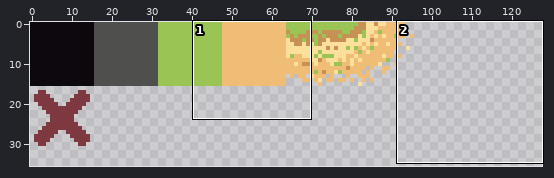
File history of a pixel-art file, assets/art/TileMap.aseprite. Above: a wide view before the commit, with the close-up outlined.
Close-up. Old version:
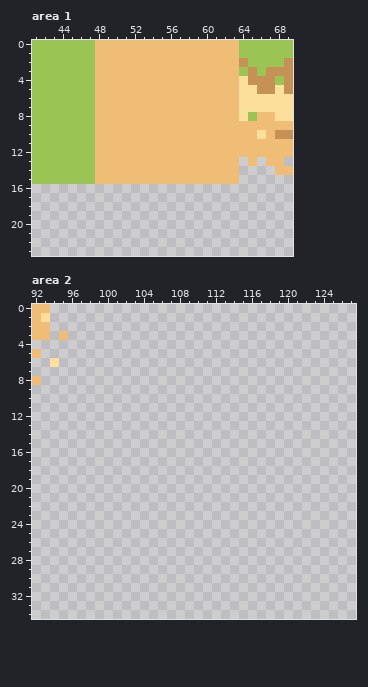
128x128 pixels, 1 frame. Shown: area 1: x 41..69, y 0..23; area 2: x 92..127, y 0..34. The wide view leaves out empty margins.
After:
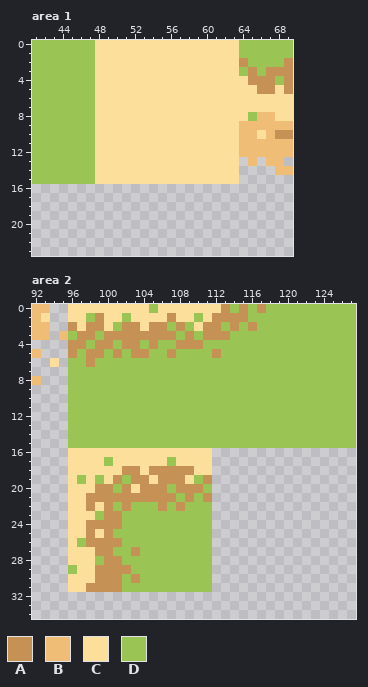
Palette (. is transparent): A #c59154  B #f0bd77  C #fbdf9b  D #9ac554
The exact change:
--- area 1
@@ x 46..65 @@
- 0 DDBBBBBBBBBBBBBBBBDD
- 1 DDBBBBBBBBBBBBBBBBDD
- 2 DDBBBBBBBBBBBBBBBBAD
- 3 DDBBBBBBBBBBBBBBBBDA
- 4 DDBBBBBBBBBBBBBBBBCA
- 5 DDBBBBBBBBBBBBBBBBCC
- 6 DDBBBBBBBBBBBBBBBBCC
- 7 DDBBBBBBBBBBBBBBBBCC
- 8 DDBBBBBBBBBBBBBBBBCD
- 9 DDBBBBBBBBBBBBBBBBBB
-10 DDBBBBBBBBBBBBBBBBBB
-11 DDBBBBBBBBBBBBBBBBBB
-12 DDBBBBBBBBBBBBBBBBBB
-13 DDBBBBBBBBBBBBBBBB.B
-14 DDBBBBBBBBBBBBBBBB..
-15 DDBBBBBBBBBBBBBBBB..
+ 0 DDCCCCCCCCCCCCCCCCDD
+ 1 DDCCCCCCCCCCCCCCCCDD
+ 2 DDCCCCCCCCCCCCCCCCAD
+ 3 DDCCCCCCCCCCCCCCCCDA
+ 4 DDCCCCCCCCCCCCCCCCCA
+ 5 DDCCCCCCCCCCCCCCCCCC
+ 6 DDCCCCCCCCCCCCCCCCCC
+ 7 DDCCCCCCCCCCCCCCCCCC
+ 8 DDCCCCCCCCCCCCCCCCCD
+ 9 DDCCCCCCCCCCCCCCCCBB
+10 DDCCCCCCCCCCCCCCCCBB
+11 DDCCCCCCCCCCCCCCCCBB
+12 DDCCCCCCCCCCCCCCCCBB
+13 DDCCCCCCCCCCCCCCCC.B
+14 DDCCCCCCCCCCCCCCCC..
+15 DDCCCCCCCCCCCCCCCC..
 16 ....................
--- area 2
@@ x 92..127 @@
- 0 BB..................................
- 1 BC..................................
- 2 BB..................................
- 3 BB.B................................
- 4 ....................................
- 5 B...................................
- 6 ..C.................................
- 7 ....................................
- 8 B...................................
- 9 ....................................
-10 ....................................
-11 ....................................
-12 ....................................
-13 ....................................
-14 ....................................
-15 ....................................
-16 ....................................
-17 ....................................
-18 ....................................
-19 ....................................
-20 ....................................
-21 ....................................
-22 ....................................
-23 ....................................
-24 ....................................
-25 ....................................
-26 ....................................
-27 ....................................
-28 ....................................
-29 ....................................
-30 ....................................
-31 ....................................
+ 0 BB..CCCCCCCCCDCCCCCCCADADADDDDDDDDDD
+ 1 BC..CCDACCDCCCCACCDCAAAADDDDDDDDDDDD
+ 2 BB..ACAACDAACAADADCAADADADDDDDDDDDDD
+ 3 BB.BDAADAAAAAAAADADAAADDDDDDDDDDDDDD
+ 4 ....AADAADAADADDAAADDDDDDDDDDDDDDDDD
+ 5 B...ADAADADAADDADDDDADDDDDDDDDDDDDDD
+ 6 ..C.DDADDDDDDDDDDDDDDDDDDDDDDDDDDDDD
+ 7 ....DDDDDDDDDDDDDDDDDDDDDDDDDDDDDDDD
+ 8 B...DDDDDDDDDDDDDDDDDDDDDDDDDDDDDDDD
+ 9 ....DDDDDDDDDDDDDDDDDDDDDDDDDDDDDDDD
+10 ....DDDDDDDDDDDDDDDDDDDDDDDDDDDDDDDD
+11 ....DDDDDDDDDDDDDDDDDDDDDDDDDDDDDDDD
+12 ....DDDDDDDDDDDDDDDDDDDDDDDDDDDDDDDD
+13 ....DDDDDDDDDDDDDDDDDDDDDDDDDDDDDDDD
+14 ....DDDDDDDDDDDDDDDDDDDDDDDDDDDDDDDD
+15 ....DDDDDDDDDDDDDDDDDDDDDDDDDDDDDDDD
+16 ....CCCCCCCCCCCCCCCC................
+17 ....CCCCDCCCCCCDCCCC................
+18 ....CCCCCCAACAAAAACC................
+19 ....CDCDCADAACAAACDA................
+20 ....CCCAADACAAADAAAD................
+21 ....CCAAAAAAAAAADADA................
+22 ....CCACADADDDADADDD................
+23 ....CCCDAADDDDDDDDDD................
+24 ....CCAAAADDDDDDDDDD................
+25 ....CCACADDDDDDDDDDD................
+26 ....CDAAAADDDDDDDDDD................
+27 ....CCCAADDADDDDDDDD................
+28 ....CCCDAADDDDDDDDDD................
+29 ....DCCAAAADDDDDDDDD................
+30 ....CCCAAADADDDDDDDD................
+31 ....CCAAAADDDDDDDDDD................
 32 ....................................
Pixel boxes of the changes (left, top, right, bottom) in both close-ups:
changed: (95, 40, 239, 184)
added: (68, 304, 356, 592)
